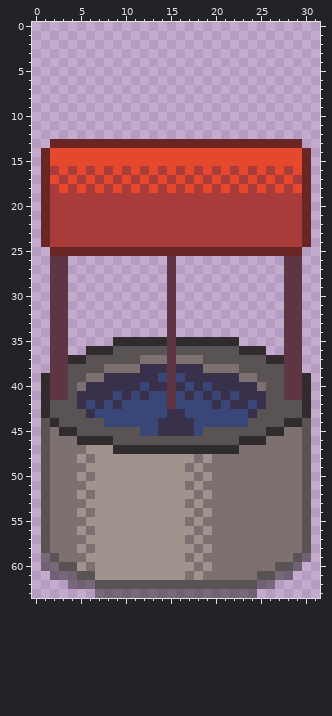
Two states of a pixel-art sprite, sprites/well.png. Above: the version before the commit.
The file is 32x64 pixels.
After the commit:
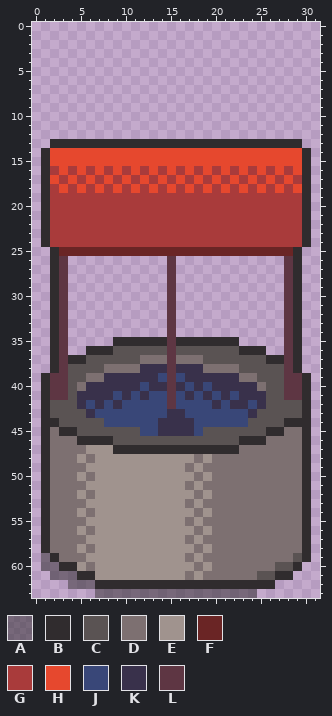
Palette (. is transparent): A #302c2e85  B #302c2e  C #5a5353  D #7d7071  E #a0938e  F #6a2525  G #a93b3b  H #e6482e  J #394778  K #39314b  L #5e3643
The exact change:
@@ x 0..31 @@
 12 ................................
-13 ..FFFFFFFFFFFFFFFFFFFFFFFFFFFF..
-14 .FHHHHHHHHHHHHHHHHHHHHHHHHHHHHF.
-15 .FHHHHHHHHHHHHHHHHHHHHHHHHHHHHF.
-16 .FGHGHGHGHGHGHGHGHGHGHGHGHGHGHF.
-17 .FHGHGHGHGHGHGHGHGHGHGHGHGHGHGF.
-18 .FGHGHGHGHGHGHGHGHGHGHGHGHGHGHF.
-19 .FGGGGGGGGGGGGGGGGGGGGGGGGGGGGF.
-20 .FGGGGGGGGGGGGGGGGGGGGGGGGGGGGF.
-21 .FGGGGGGGGGGGGGGGGGGGGGGGGGGGGF.
-22 .FGGGGGGGGGGGGGGGGGGGGGGGGGGGGF.
-23 .FGGGGGGGGGGGGGGGGGGGGGGGGGGGGF.
-24 .FGGGGGGGGGGGGGGGGGGGGGGGGGGGGF.
-25 ..FFFFFFFFFFFFFFFFFFFFFFFFFFFF..
-26 ..LL...........L............LL..
-27 ..LL...........L............LL..
-28 ..LL...........L............LL..
-29 ..LL...........L............LL..
-30 ..LL...........L............LL..
-31 ..LL...........L............LL..
-32 ..LL...........L............LL..
-33 ..LL...........L............LL..
-34 ..LL...........L............LL..
-35 ..LL.....BBBBBBLBBBBBBB.....LL..
-36 ..LL..BBBCCCCCCLCCCCCCCBBB..LL..
-37 ..LLBBCCCCCCDDDLDDDCCCCCCCBBLL..
-38 ..LLCCCCDDDDKKKLKKKDDDDCCCCCLL..
+13 ..BBBBBBBBBBBBBBBBBBBBBBBBBBBB..
+14 .BHHHHHHHHHHHHHHHHHHHHHHHHHHHHB.
+15 .BHHHHHHHHHHHHHHHHHHHHHHHHHHHHB.
+16 .BGHGHGHGHGHGHGHGHGHGHGHGHGHGHB.
+17 .BHGHGHGHGHGHGHGHGHGHGHGHGHGHGB.
+18 .BGHGHGHGHGHGHGHGHGHGHGHGHGHGHB.
+19 .BGGGGGGGGGGGGGGGGGGGGGGGGGGGGB.
+20 .BGGGGGGGGGGGGGGGGGGGGGGGGGGGGB.
+21 .BGGGGGGGGGGGGGGGGGGGGGGGGGGGGB.
+22 .BGGGGGGGGGGGGGGGGGGGGGGGGGGGGB.
+23 .BGGGGGGGGGGGGGGGGGGGGGGGGGGGGB.
+24 .BGGGGGGGGGGGGGGGGGGGGGGGGGGGGB.
+25 ..BFFFFFFFFFFFFFFFFFFFFFFFFFFB..
+26 ..BL...........L............LB..
+27 ..BL...........L............LB..
+28 ..BL...........L............LB..
+29 ..BL...........L............LB..
+30 ..BL...........L............LB..
+31 ..BL...........L............LB..
+32 ..BL...........L............LB..
+33 ..BL...........L............LB..
+34 ..BL...........L............LB..
+35 ..BL.....BBBBBBLBBBBBBB.....LB..
+36 ..BL..BBBCCCCCCLCCCCCCCBBB..LB..
+37 ..BLBBCCCCCCDDDLDDDCCCCCCCBBLB..
+38 ..BLCCCCDDDDKKKLKKKDDDDCCCCCLB..
 39 .BLLCCDDKKKKKKJLJKKKKKKDDCCCLLB.
@@ x 0..31 @@
 43 .BCCCCKJJJJJJJJKKJJJJJJJKCCCCCB.
-44 .CBCCCCCJJJJJJKKKKJJJJJJCCCCBBC.
-45 .CDBBCCCCCCCJJKKKKJCCCCCCCBBDDC.
-46 .CDDDBBBBCCCCCCCCCCCCCCBBBDDDDC.
-47 .CDDDDEEEBBBBBBBBBBBBBBDDDDDDDC.
-48 .CDDDEDEEEEEEEEEEEDEDDDDDDDDDDC.
-49 .CDDDDEEEEEEEEEEEDEDDDDDDDDDDDC.
-50 .CDDDEDEEEEEEEEEEEDEDDDDDDDDDDC.
-51 .CDDDDEEEEEEEEEEEDEDDDDDDDDDDDC.
-52 .CDDDEDEEEEEEEEEEEDEDDDDDDDDDDC.
-53 .CDDDDEEEEEEEEEEEDEDDDDDDDDDDDC.
-54 .CDDDEDEEEEEEEEEEEDEDDDDDDDDDDC.
-55 .CDDDDEEEEEEEEEEEDEDDDDDDDDDDDC.
-56 .CDDDEDEEEEEEEEEEEDEDDDDDDDDDDC.
-57 .CDDDDEEEEEEEEEEEDEDDDDDDDDDDDC.
-58 .CDDDEDEEEEEEEEEEEDEDDDDDDDDDDC.
-59 .ACDDDEEEEEEEEEEEDEDDDDDDDDDDCA.
-60 .AACCEDEEEEEEEEEEEDEDDDDDDDCCA..
-61 ..AAACCEEEEEEEEEEDEDDDDDDCCAA...
-62 ....AAACCCCCCCCCCCCCCCCCCAA.....
+44 .BBCCCCCJJJJJJKKKKJJJJJJCCCCBBB.
+45 .BDBBCCCCCCCJJKKKKJCCCCCCCBBDDB.
+46 .BDDDBBBBCCCCCCCCCCCCCCBBBDDDDB.
+47 .BDDDDEEEBBBBBBBBBBBBBBDDDDDDDB.
+48 .BDDDEDEEEEEEEEEEEDEDDDDDDDDDDB.
+49 .BDDDDEEEEEEEEEEEDEDDDDDDDDDDDB.
+50 .BDDDEDEEEEEEEEEEEDEDDDDDDDDDDB.
+51 .BDDDDEEEEEEEEEEEDEDDDDDDDDDDDB.
+52 .BDDDEDEEEEEEEEEEEDEDDDDDDDDDDB.
+53 .BDDDDEEEEEEEEEEEDEDDDDDDDDDDDB.
+54 .BDDDEDEEEEEEEEEEEDEDDDDDDDDDDB.
+55 .BDDDDEEEEEEEEEEEDEDDDDDDDDDDDB.
+56 .BDDDEDEEEEEEEEEEEDEDDDDDDDDDDB.
+57 .BDDDDEEEEEEEEEEEDEDDDDDDDDDDDB.
+58 .BDDDEDEEEEEEEEEEEDEDDDDDDDDDDB.
+59 .ABDDDEEEEEEEEEEEDEDDDDDDDDDDCB.
+60 .AABBEDEEEEEEEEEEEDEDDDDDDDCCB..
+61 ..AAABBEEEEEEEEEEDEDDDDDDCCBB...
+62 ....AAABBBBBBBBBBBBBBBBBBBB.....
 63 .......AAAAAAAAAAAAAAAAAA.......
Pixel boxes of the changes (left, top, right, bottom) in both pictures:
changed: (41, 139, 311, 373)
changed: (41, 418, 311, 589)
